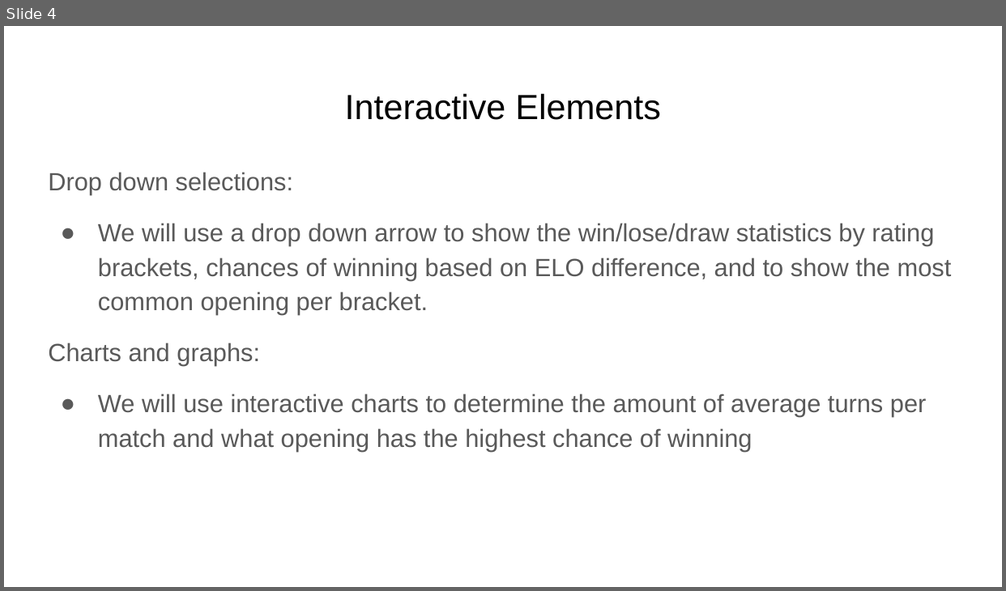
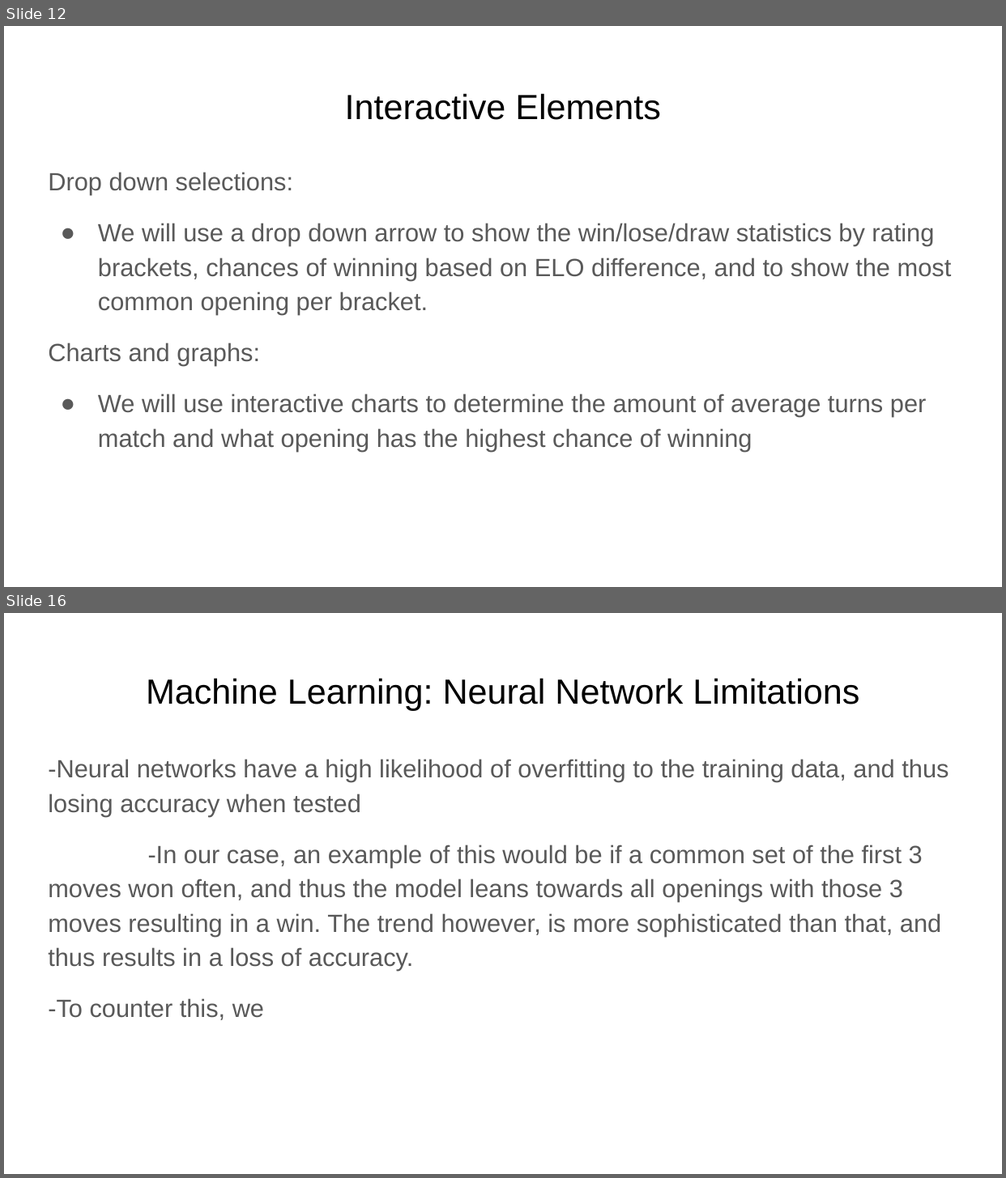
Before and after one commit to Nveatch/Chess_Games_Group_Analysis, a slide deck: Group_1_Presentation.pptx. Shown one above the other, each under a label of ours: slide 4 before the commit, slides 12 and 16 after it; the slides between them are not shown. The pictures are 1006x591 and 1006x1178 pixels, drawn with LibreOffice and Linux fonts; fonts in the diff are those of the drawing. Boxes give left, top, right and bottom in pixels: in the first picture for what was removed or moved away, otherwise in the second. Text is boxed around its words. In the diff, an @@ line names an element or a change of style, - is before the commit and + after.

```diff
--- a/Group_1_Presentation.pptx
+++ b/Group_1_Presentation.pptx
@@ slide 16 added at bbox=[4, 613, 1002, 1174], background #FFFFFF @@
@@ title added at bbox=[146, 678, 859, 711], 25.2 pt, text #000000 @@
+Machine Learning: Neural Network Limitations
@@ text added at bbox=[48, 759, 948, 1020], 18 pt, text #595959 @@
+-Neural networks have a high likelihood of overfitting to the training data, and thus losing accuracy when tested
+-In our case, an example of this would be if a common set of the first 3 moves won often, and thus the model leans towards all openings with those 3 moves resulting in a win. The trend however, is more sophisticated than that, and thus results in a loss of accuracy.
+-To counter this, we
@@ what was slide 4 is now slide 12 @@
```
Also in this commit, not shown: 1 slide changed, 14 other slides added.
